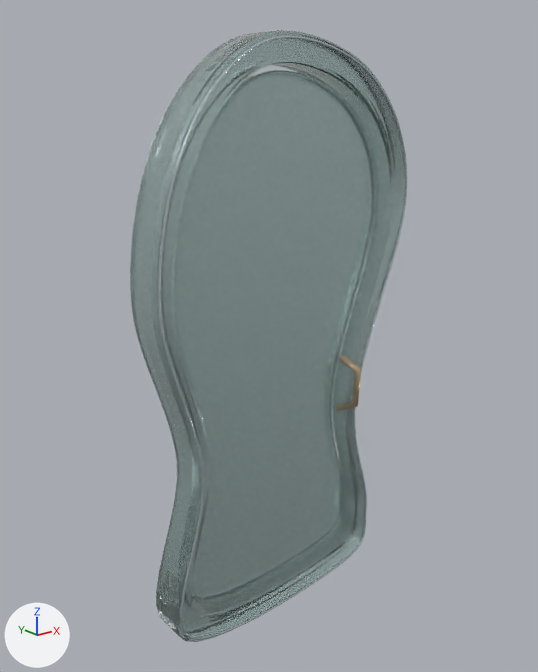
One commit to the glTF model public/models/doors/melt.glb: the scene before it, then after it.
The view is the same before and after, from a 50 mm lens placed at (-2.57, -3.19, 3.09), pointed at (0.01, 0.04, 1.8). The axes (+X, +Y, +Z) are drawn at lower left. The lights are the same throughout. The first picture is the older version. Where no turn or scale is listed for an object, it has been applied to the vertices. Vertices at exactly the same position are counted once.

Objects in the first picture: 'Fixed_GlassFrame', 'Fixed_SilverSeam', 'Moving_GlassLeaf', 'Moving_PolishedEdge' and 1 more.
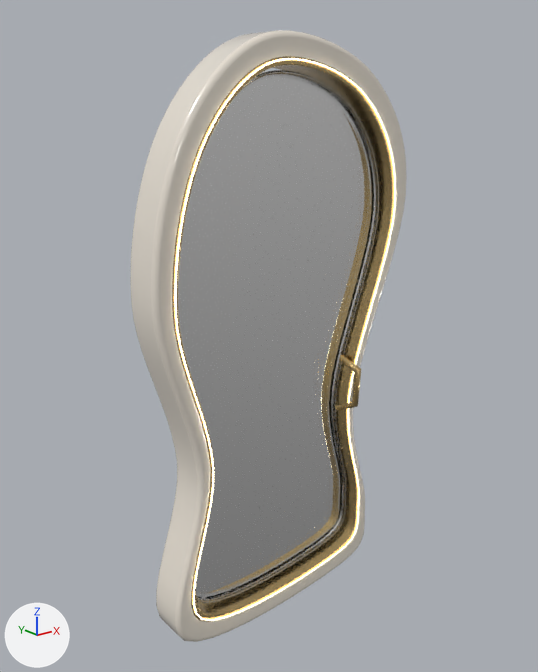
Changed parts and their boxes (x1, y1, x2, y2) in the pictures (538 x 672 px; the box of a moved part takes in the faces that stretch with it):
'Moving_GlassLeaf', recoloured: (178, 74, 376, 600) in both
'Fixed_GlassFrame', reshaped: before (130, 30, 405, 642); after (130, 30, 407, 642)
'Fixed_ChampagneReveal', added: after (172, 56, 394, 622)
'Fixed_SilverSeam', deleted: before (158, 36, 407, 640)
'Fixed_InnerLight_Front', added: after (174, 58, 396, 621)
part 1 of me_fixed_glassframe, moved or reshaped: before (130, 31, 405, 642); after (130, 30, 407, 642)
part 2 of me_fixed_glassframe, recoloured: (131, 30, 405, 641) in both

The change, as a list of edits to the scene's bpy script:
```text
Add mat_door_melt_pearlceramic:
    mat_door_melt_pearlceramic = principled_material('Door_melt_PearlCeramic')
    mat_door_melt_pearlceramic.base_color = (0.855, 0.791, 0.694)  # white #eee6d9
    mat_door_melt_pearlceramic.roughness = 0.25
    mat_door_melt_pearlceramic.coat_weight = 0.85
    mat_door_melt_pearlceramic.coat_roughness = 0.14
Change me_moving_glassleaf:
    where me_moving_glassleaf.from_pydata(...)  # 800 vertices, 1596 faces; spans x -0.68..0.78, y -0.05..0.05, z 0.25..3.24
    remove me_moving_glassleaf.materials.append(mat_door_melt_leafglass)  # pale blue #d1ecea
    add me_moving_glassleaf.materials.append(mat_door_melt_clearleafglass)  # white #ffffff
Change me_fixed_glassframe:
    remove me_fixed_glassframe.from_pydata(...)  # 1600 vertices, 3200 faces; spans x -0.83..0.96, y -0.13..0.13, z 0.05..3.44
    add me_fixed_glassframe.from_pydata(...)  # 2400 vertices, 4800 faces; spans x -0.83..0.96, y -0.13..0.13, z 0.05..3.44
    me_fixed_glassframe part 1: 503 vertices moved within x -0.83..0.96, y -0.13..0.13, z 0.06..3.43; 382 vertices removed from x -0.82..0.95, y -0.13..0.13, z 0.07..3.42; 1182 vertices added at x -0.83..0.96, y -0.13..0.13, z 0.06..3.43
    me_fixed_glassframe part 2: 1391 faces spanning x -0.83..0.96, y -0.13..0.13, z 0.05..3.44 switch from mat_door_melt_castglass (pale blue #d1ecea) to mat_door_melt_pearlceramic (white #eee6d9)
Remove ob_fixed_silverseam:
    ob_fixed_silverseam = bpy.data.objects.new('Fixed_SilverSeam', me_fixed_silverseam)
Add ob_fixed_innerlight_front:
    ob_fixed_innerlight_front = bpy.data.objects.new('Fixed_InnerLight_Front', me_fixed_innerlight_front_006)  # 800 vertices, 1600 faces; spans x -0.72..0.84, y -0.15..-0.14, z 0.18..3.3; in mat_door_warminnerlight (beige #fff0cf, glowing beige #fff0cf)
    ob_fixed_innerlight_front.location = (0.0, 0.0, 0.0)
Add ob_fixed_champagnereveal:
    ob_fixed_champagnereveal = bpy.data.objects.new('Fixed_ChampagneReveal', me_fixed_champagnereveal_006)  # 2400 vertices, 4800 faces; spans x -0.73..0.84, y -0.13..0.13, z 0.17..3.31; in mat_door_champagne_pearlfinish (beige #d6b87c)
    ob_fixed_champagnereveal.location = (0.0, 0.0, 0.0)
```
